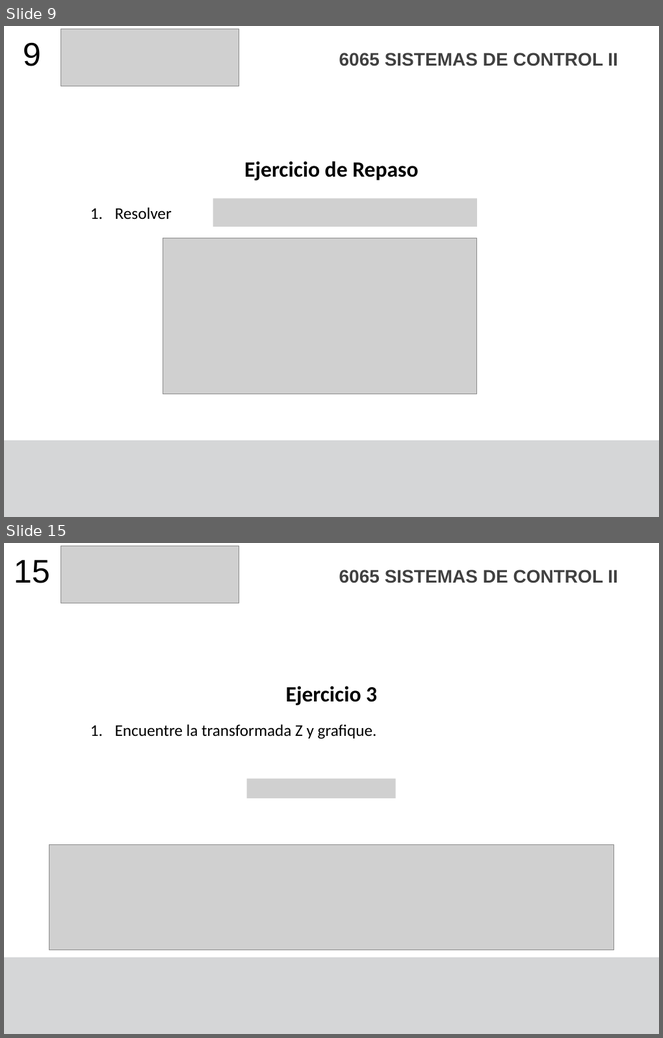
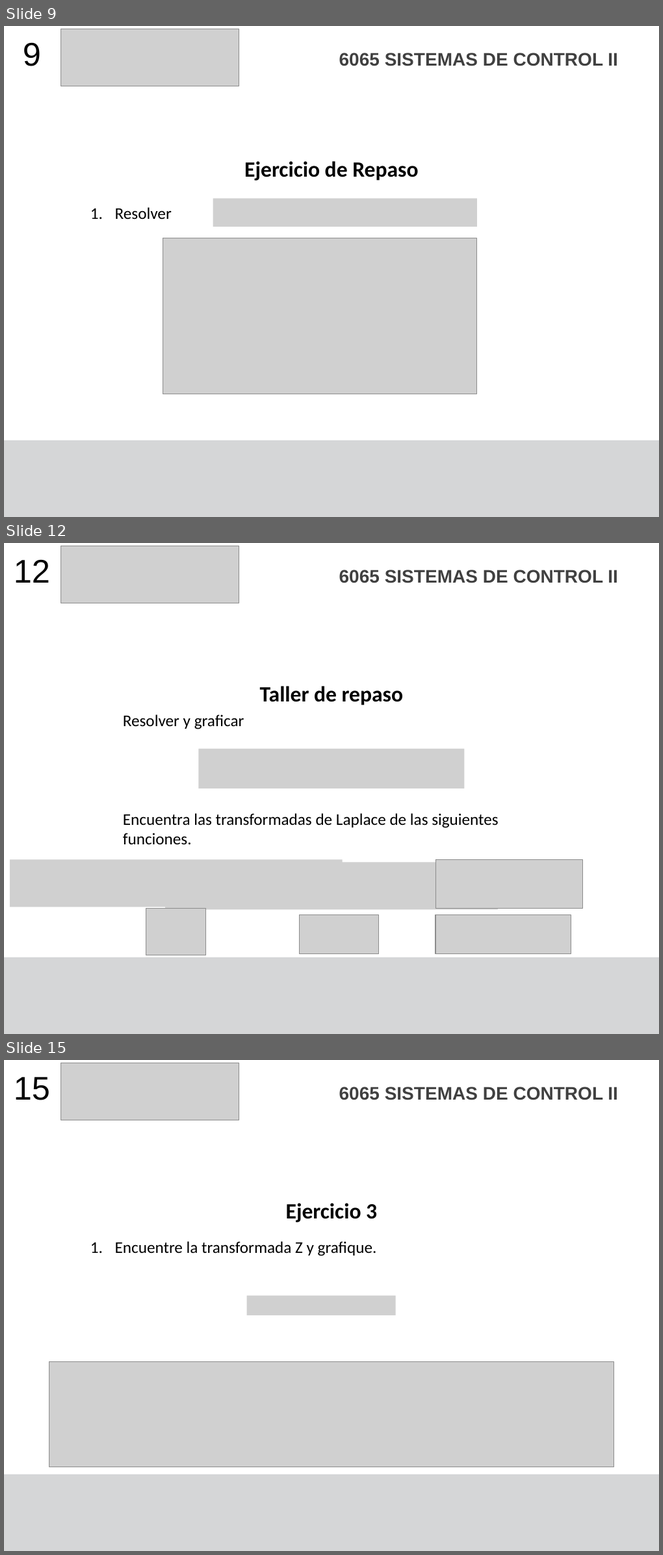
Before and after one commit to F4bian1012/Sistemas-de-Control-II---Ingenier-a-Mecatr-nica, a slide deck: Sesión_3/Representacion Sistemas Transformada Z.pptx. Shown one above the other, each under a label of ours: slides 9 and 15 before the commit, slides 9, 12 and 15 after it; the slides between them are not shown. The pictures are 663x1038 and 663x1555 pixels, drawn with LibreOffice and Linux fonts; fonts in the diff are those of the drawing; grey boxes stand for pictures. Boxes give left, top, right and bottom in pixels: in the first picture for what was removed or moved away, otherwise in the second. Text is boxed around its words. In the diff, an @@ line names an element or a change of style, - is before the commit and + after.

```diff
--- a/Sesión_3/Representacion Sistemas Transformada Z.pptx
+++ b/Sesión_3/Representacion Sistemas Transformada Z.pptx
@@ slide 12 added at [4,543,659,1034], background #FFFFFF; not listed: 1 template element that a slide beside it also shows @@
@@ text added at [14,559,50,583], 36 pt, text #000000 @@
+12
@@ picture added at [61,546,239,603] @@
@@ text added at [339,570,618,583], 20 pt, text #404040, bold @@
+6065 SISTEMAS DE CONTROL II
@@ title added at [260,686,404,705], 24 pt, text #000000, bold @@
+Taller de repaso
@@ text added at [123,715,498,845], 18 pt, text #000000 @@
+Resolver y graficar
+Encuentra las transformadas de Laplace de las siguientes funciones.
@@ picture added at [198,749,465,789] @@
@@ picture added at [10,860,343,907] @@
@@ picture added at [165,863,498,910] @@
@@ picture added at [436,860,583,908] @@
@@ picture added at [146,908,206,956] @@
@@ picture added at [300,915,379,954] @@
@@ picture added at [436,915,571,954] @@
```
Also in this commit, not shown: 8 slides changed, 1 slide removed, 3 other files.
